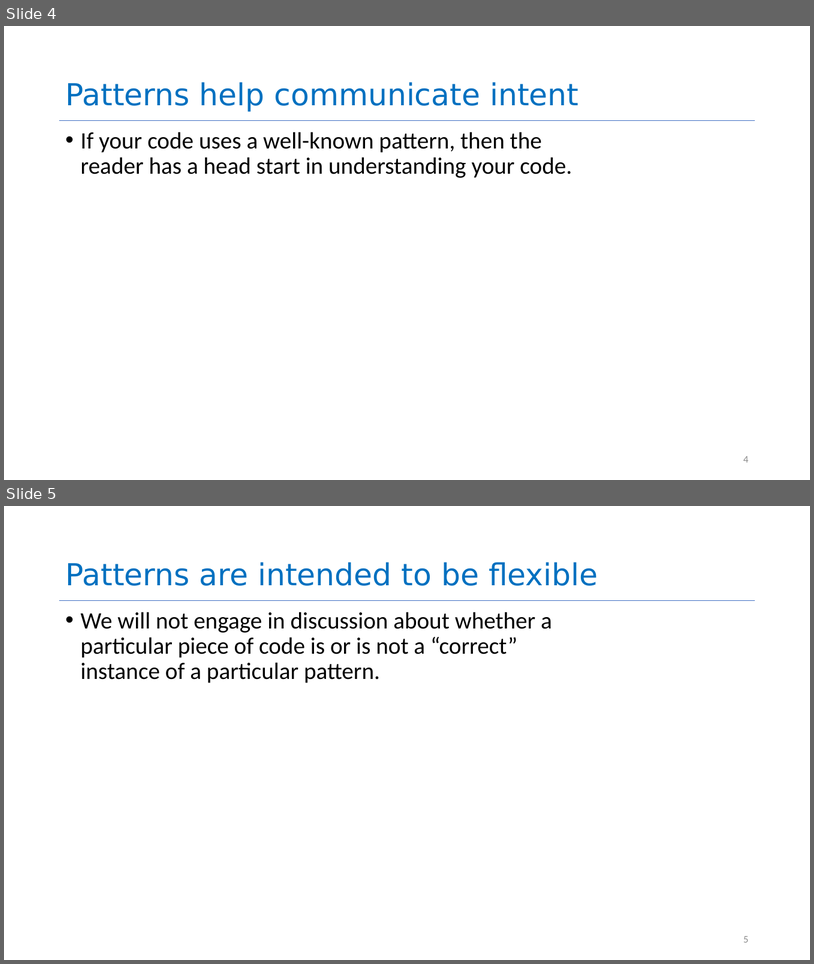
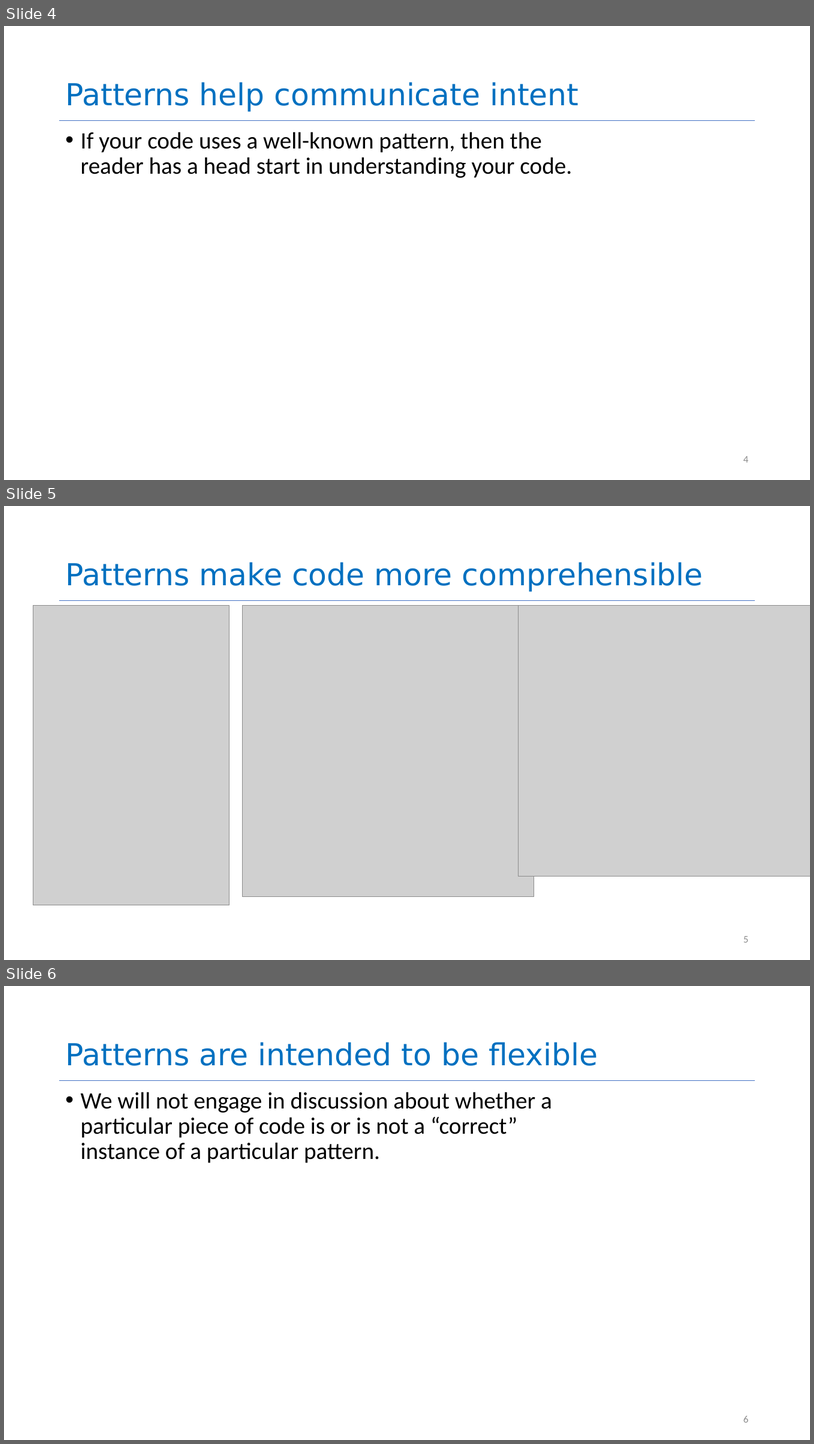
Before and after one commit to neu-se/CS4530-Fall-2022, a slide deck: Slides/Lesson 04 Interaction-Level Design Patterns.pptx. Shown one above the other, each under a label of ours: slides 4 and 5 before the commit, slides 4, 5 and 6 after it. The pictures are 814x964 and 814x1444 pixels, drawn with LibreOffice and Linux fonts; fonts in the diff are those of the drawing; grey boxes stand for pictures. Boxes give left, top, right and bottom in pixels: in the first picture for what was removed or moved away, otherwise in the second. Text is boxed around its words. In the diff, an @@ line names an element or a change of style, - is before the commit and + after.

Commit message:
added Don Norman slide to L04

```diff
--- a/Slides/Lesson 04 Interaction-Level Design Patterns.pptx
+++ b/Slides/Lesson 04 Interaction-Level Design Patterns.pptx
@@ slide 5 added at bbox=[4, 506, 810, 960], background #FFFFFF; not listed: 1 template element that a slide beside it also shows @@
@@ title added at bbox=[65, 562, 704, 592], 36 pt, text #0070C0 @@
+Patterns make code more comprehensible
@@ picture added at bbox=[33, 605, 230, 904] @@
@@ picture added at bbox=[243, 605, 534, 897] @@
@@ picture added at bbox=[519, 605, 810, 876] @@
@@ page number added at bbox=[744, 936, 749, 942], 12 pt, text #8C8C8C @@
+5
@@ what was slide 5 is now slide 6 @@
@@ page number at bbox=[744, 1416, 749, 1422]: text changed @@
-5
+6
```
Also in this commit, not shown: 1 other file.
